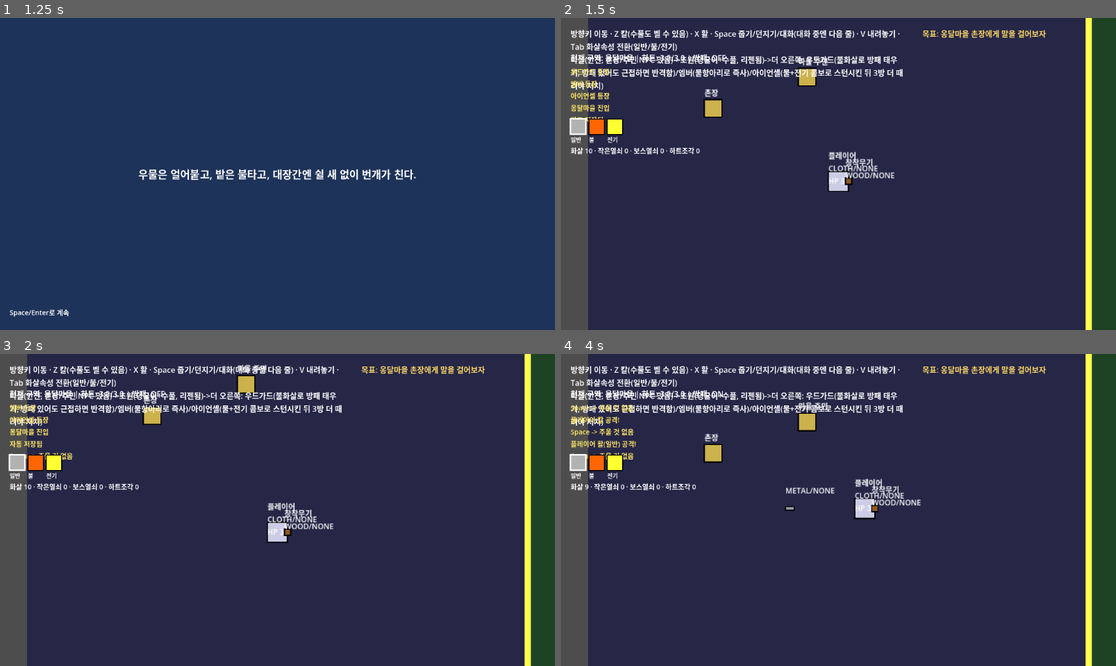
Above: before the commit, frames 1-4 (two rows, left to right).
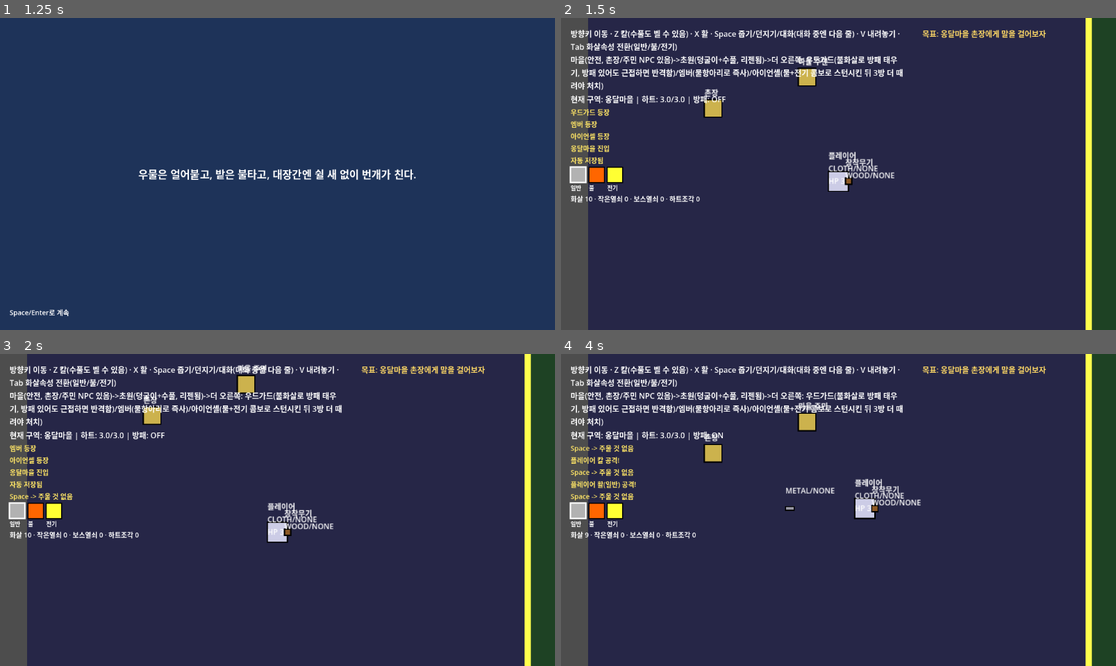
Above: after the commit, the same moments.

Repository: 50seok/ZeldaLike
Game: Godot game, scene res://scenes/title/title.tscn
The game is run twice, just before and just after one commit, with the same random seed, the same clock (stepped at 60 frames per second) and the same inputs.
Inputs:
- Up to frame 1 (1.25 s): tap Enter at 0.5, 0.6 s; hold Right (ui_right) from 0.53 s (still down); tap Space at 0.77 s
- Up to frame 2 (1.5 s): tap Space at 1.25 s; release Right (ui_right) at 1.28 s; hold Down (ui_down) from 1.28 s (still down); tap Keypad Enter at 1.35 s
- Up to frame 3 (2 s): keep holding Down (ui_down); tap Space at 1.52 s
- Up to frame 4 (4 s): release Down (ui_down) at 2.03 s; hold Right (ui_right) 2.03-2.78 s; tap C at 2.1 s; hold Up (ui_up) 2.78-3.53 s; tap Z at 2.85 s; tap Space at 3.02, 3.77 s; hold Left (ui_left) from 3.53 s (still down); tap X at 3.6 s

Frame 1 is identical in both runs. In frame 2, 2.8% of the frame differs, in the area x 1-30%, y 11-60%; in frame 3, 2.9%; in frame 4, 3.2%.

Commit message:
fix: 안내문/상태/로그 라벨 겹침 - VBoxContainer로 자동 레이아웃 전환
world_test/dungeon_test 둘 다 help/상태/로그/핫바를 손으로 계산한 Y좌표에
고정 배치해서, 안내문이 줄바꿈으로 늘어나면 아래 라벨들과 겹쳐 읽을 수 없는
글자 뭉치가 됐다(실측 스크린샷 확인). VBoxContainer로 묶어 실제 렌더 높이
만큼 자동으로 다음 요소를 밀어내게 수정 - 텍스트 길이가 바뀌어도 재발 안 함.
전체 15개 검증씬 회귀 유지(150+/150+).

Diff:
--- a/project/scenes/dungeon_test/dungeon_test.gd
+++ b/project/scenes/dungeon_test/dungeon_test.gd
@@ -49,27 +49,31 @@
 	var ui := CanvasLayer.new()
 	add_child(ui)
 
+	# world_test.gd와 동일한 겹침 버그(안내문 줄바꿈 없이 손으로 고른 Y좌표에
+	# 고정 배치 - 텍스트가 길어지면 아래 라벨을 덮음) - VBoxContainer로 통일.
+	var info_panel := VBoxContainer.new()
+	info_panel.position = Vector2(20, 20)
+	ui.add_child(info_panel)
+
 	var help := Label.new()
-	help.position = Vector2(20, 20)
+	help.custom_minimum_size = Vector2(700, 0)
+	help.autowrap_mode = TextServer.AUTOWRAP_WORD
 	help.add_theme_font_size_override("font_size", 16)
 	help.text = "방향키 이동 · Z 칼(수풀도 벨 수 있음) · X 활 · Space 줍기/던지기/상자 열기/대화(대화 중엔 다음 줄) · V 내려놓기 · Tab 화살속성 전환\n입구(수풀 태우기, 석판1)->작은열쇠방(석판2)->전기스위치방(얼음 녹이면 남쪽 비밀방=정령)->보스열쇠방(석판3)->보스방(혼돈의 코어, 물+전기 콤보로 스턴시킨 뒤 칼로 3회)"
-	ui.add_child(help)
+	info_panel.add_child(help)
 
 	_status_label = Label.new()
-	_status_label.position = Vector2(20, 70)
 	_status_label.add_theme_font_size_override("font_size", 16)
-	ui.add_child(_status_label)
+	info_panel.add_child(_status_label)
 
 	_log_label = Label.new()
-	_log_label.position = Vector2(20, 100)
 	_log_label.add_theme_font_size_override("font_size", 14)
 	_log_label.add_theme_color_override("font_color", Color(1, 0.9, 0.4))
-	ui.add_child(_log_label)
+	info_panel.add_child(_log_label)
 
 	var hotbar := Hotbar.new()
-	hotbar.position = Vector2(20, 210)
 	hotbar.player = _player
-	ui.add_child(hotbar)
+	info_panel.add_child(hotbar)
 
 	ui.add_child(PauseMenu.new())
 
--- a/project/scenes/world_test/world_test.gd
+++ b/project/scenes/world_test/world_test.gd
@@ -56,36 +56,38 @@
 	var ui := CanvasLayer.new()
 	add_child(ui)
 
-	# 실측 지적("초원에서 던전 가는 길을 모르겠음") 원인 - 이 텍스트가 한 줄로
-	# 너무 길어서 줄바꿈 없이 화면을 가로질러 QuestTracker(x=750 위치)까지
-	# 침범해 서로 겹쳐 읽을 수 없는 글자 뭉치가 됐었다. 폭 제한+자동 줄바꿈으로 수정.
+	# 실측 지적("초원에서 던전 가는 길을 모르겠음") 원인 - help/상태/로그/핫바를
+	# 각자 손으로 계산한 Y좌표에 고정 배치해서, 안내문이 줄바꿈으로 늘어나면
+	# 밑의 라벨들과 겹쳤다(위치 하드코딩은 텍스트 길이가 바뀔 때마다 다시 깨짐 -
+	# QuestTracker와 겹쳤던 것과 같은 버그가 이번엔 자기들끼리 재발). VBoxContainer로
+	# 묶어 실제 렌더 높이만큼 자동으로 다음 요소를 밀어내게 한다.
+	var info_panel := VBoxContainer.new()
+	info_panel.position = Vector2(20, 20)
+	ui.add_child(info_panel)
+
 	var help := Label.new()
-	help.position = Vector2(20, 20)
-	help.size = Vector2(700, 60)
+	help.custom_minimum_size = Vector2(700, 0)
 	help.autowrap_mode = TextServer.AUTOWRAP_WORD
 	help.add_theme_font_size_override("font_size", 16)
 	help.text = "방향키 이동 · Z 칼(수풀도 벨 수 있음) · X 활 · Space 줍기/던지기/대화(대화 중엔 다음 줄) · V 내려놓기 · Tab 화살속성 전환(일반/불/전기)\n마을(안전, 촌장/주민 NPC 있음)->초원(덩굴이+수풀, 리젠됨)->더 오른쪽: 우드가드(불화살로 방패 태우기, 방패 있어도 근접하면 반격함)/엠버(물항아리로 즉사)/아이언셸(물+전기 콤보로 스턴시킨 뒤 3방 더 때려야 처치)"
-	ui.add_child(help)
+	info_panel.add_child(help)
 
 	_status_label = Label.new()
-	_status_label.position = Vector2(20, 70)
 	_status_label.add_theme_font_size_override("font_size", 16)
-	ui.add_child(_status_label)
+	info_panel.add_child(_status_label)
 
 	_log_label = Label.new()
-	_log_label.position = Vector2(20, 100)
 	_log_label.add_theme_font_size_override("font_size", 14)
 	_log_label.add_theme_color_override("font_color", Color(1, 0.9, 0.4))
-	ui.add_child(_log_label)
+	info_panel.add_child(_log_label)
 
 	var dialogue_box := DialogueBox.new()
 	ui.add_child(dialogue_box)
 	dialogue_box.add_to_group("dialogue_box")
 
 	var hotbar := Hotbar.new()
-	hotbar.position = Vector2(20, 210)
 	hotbar.player = _player
-	ui.add_child(hotbar)
+	info_panel.add_child(hotbar)
 
 	ui.add_child(PauseMenu.new())
 
